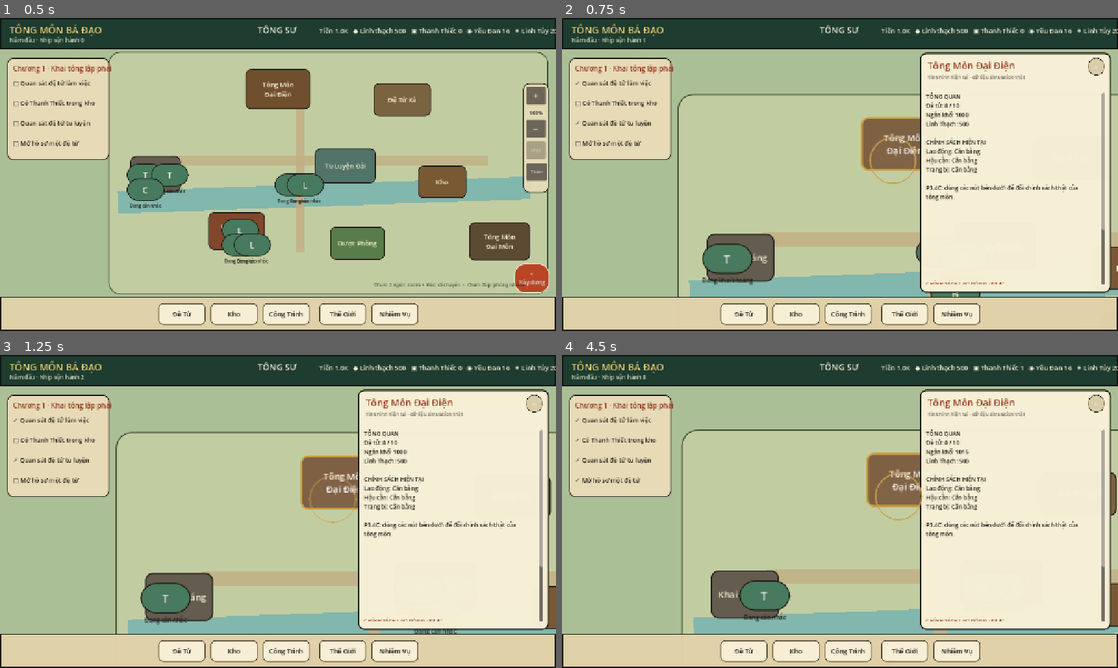
Above: before the commit, frames 1-4 (two rows, left to right).
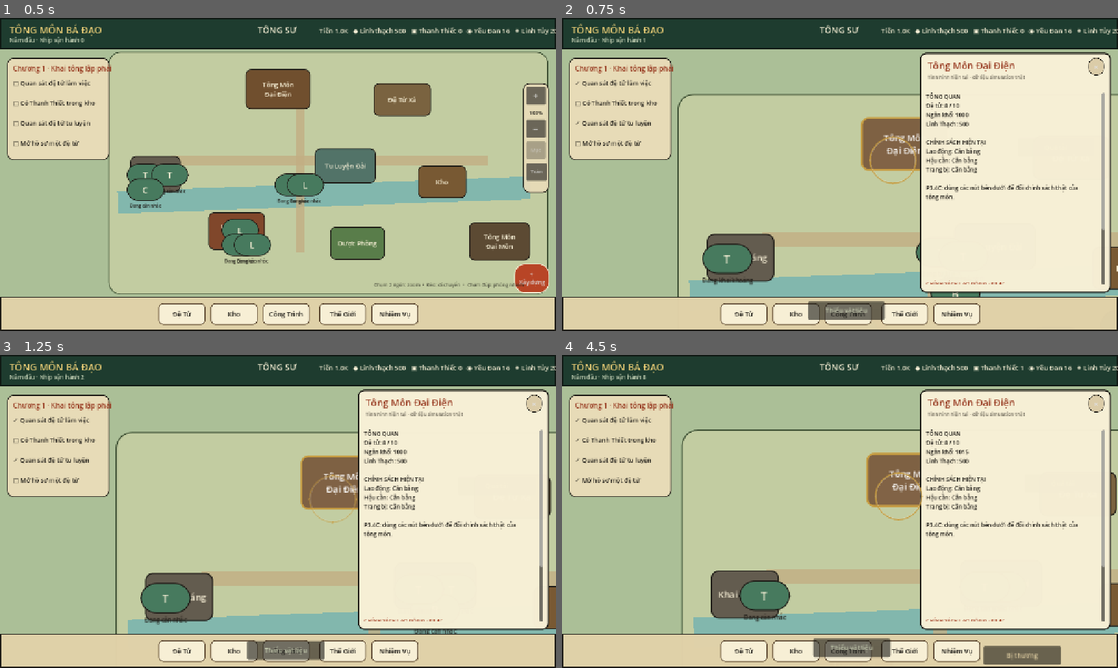
Above: after the commit, the same moments.

Repository: vuanhtuan161094-byte/TongMonBaDao
Game: Godot game, scene res://scenes/p3/p3_2_landscape_sect.tscn
The game is run twice, just before and just after one commit, with the same random seed, the same clock (stepped at 60 frames per second) and the same inputs.
Inputs:
- Up to frame 1 (0.5 s): no input
- Up to frame 2 (0.75 s): click "Tông Môn Đại Điện" at 0.5 s
- Up to frame 3 (1.25 s): no input
- Up to frame 4 (4.5 s): click "Tông Môn Đại Điện" at 1.25 s; click "Đệ Tử Xá" at 2 s; click "Tu Luyện Đài" at 2.75 s; click "Khai Khoáng" at 3.5 s; click "Tông Môn Đại Điện" at 4.25 s

Frame 1 is identical in both runs. In frame 2, 0.8% of the frame differs, in the area x 44-59%, y 90-97%; in frame 3, 0.8%; in frame 4, 1.7%, in the area x 45-90%, y 90-99%.
Error before the commit: Parse Error: Invalid argument for "seed()" function: argument 1 should be "int" but is "SimulationState". (res://src/presentation/p3/living_cue_tracker.gd:23)
Error after the commit: Invalid call. Nonexistent function 'seed' in base 'RefCounted (LivingCueTracker)'. (res://src/presentation/p3_2_landscape_sect.gd:65)

Commit message:
Rename P3.5 tracker seed method to avoid Godot built-in conflict

Diff:
--- a/godot/src/presentation/p3/living_cue_tracker.gd
+++ b/godot/src/presentation/p3/living_cue_tracker.gd
@@ -8,7 +8,7 @@
 var active_events: Dictionary = {}
 var observation_now_msec: int = 0
 
-func seed(state: SimulationState) -> void:
+func seed_from_state(state: SimulationState) -> void:
     snapshots.clear()
     active_events.clear()
     var ids: Array = state.disciples.keys()
@@ -20,7 +20,7 @@
 func observe(state: SimulationState, now_msec: int) -> Array[Dictionary]:
     observation_now_msec = now_msec
     if snapshots.is_empty():
-        seed(state)
+        seed_from_state(state)
         return []
 
     _expire(now_msec)
